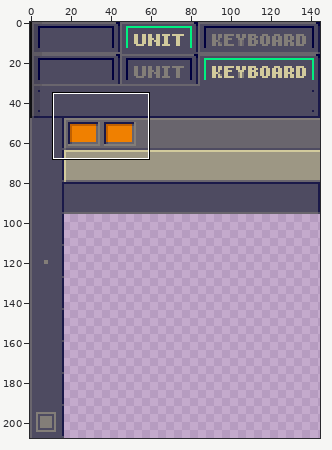
A sprite sheet gets an edit: res/unitbars.png. Above, an overview of the earlier version with the close-up marked.
Close-up. Before the commit:
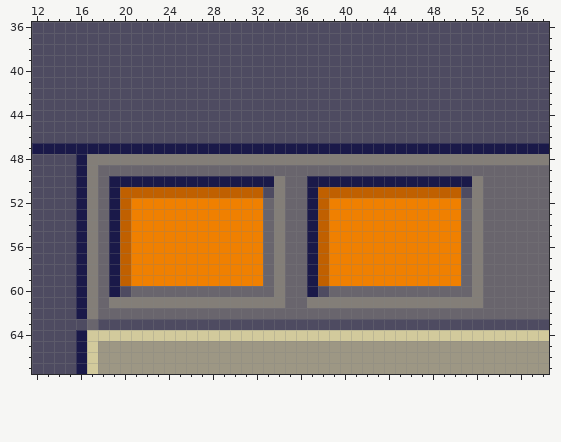
The file is 145x208 pixels. Colours within 5 levels of each other are drawn and written as one. Shown: x 12..58, y 36..67.
New version:
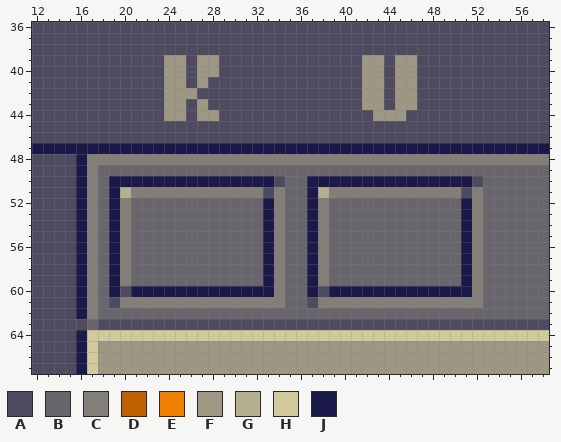
Palette (. is transparent): A #4e4b61  B #69656d  C #837e78  D #c06000  E #f08000  F #9d9784  G #b7b090  H #d2ca9c  J #1a1949
Diff:
Changed rows in their new state; - is an unchanged pixel.
first column x 24:
39 FF-FF-------------FF-FF
40 FF-FF-------------FF-FF
41 FF-F--------------FF-FF
42 FFF---------------FF-FF
43 FF-F--------------FF-FF
44 FF-FF--------------FFF-
first column x 19:
50 ---------------A-----------------A
51 -GCCCCCCCCCCCC-----GCCCCCCCCCCCC--
52 -CBBBBBBBBBBBBJ----CBBBBBBBBBBBBJ-
53 -CBBBBBBBBBBBBJ----CBBBBBBBBBBBBJ-
54 -CBBBBBBBBBBBBJ----CBBBBBBBBBBBBJ-
55 -CBBBBBBBBBBBBJ----CBBBBBBBBBBBBJ-
56 -CBBBBBBBBBBBBJ----CBBBBBBBBBBBBJ-
57 -CBBBBBBBBBBBBJ----CBBBBBBBBBBBBJ-
58 -CBBBBBBBBBBBBJ----CBBBBBBBBBBBBJ-
59 -CBBBBBBBBBBBBJ----CBBBBBBBBBBBBJ-
60 --JJJJJJJJJJJJJ-----JJJJJJJJJJJJJ-
61 A-----------------A---------------
Changed places in both close-ups, as pixel boxes (x1, y1, x2, y2):
changed: (164, 55, 219, 121)
changed: (362, 55, 417, 121)
changed: (109, 176, 483, 308)
